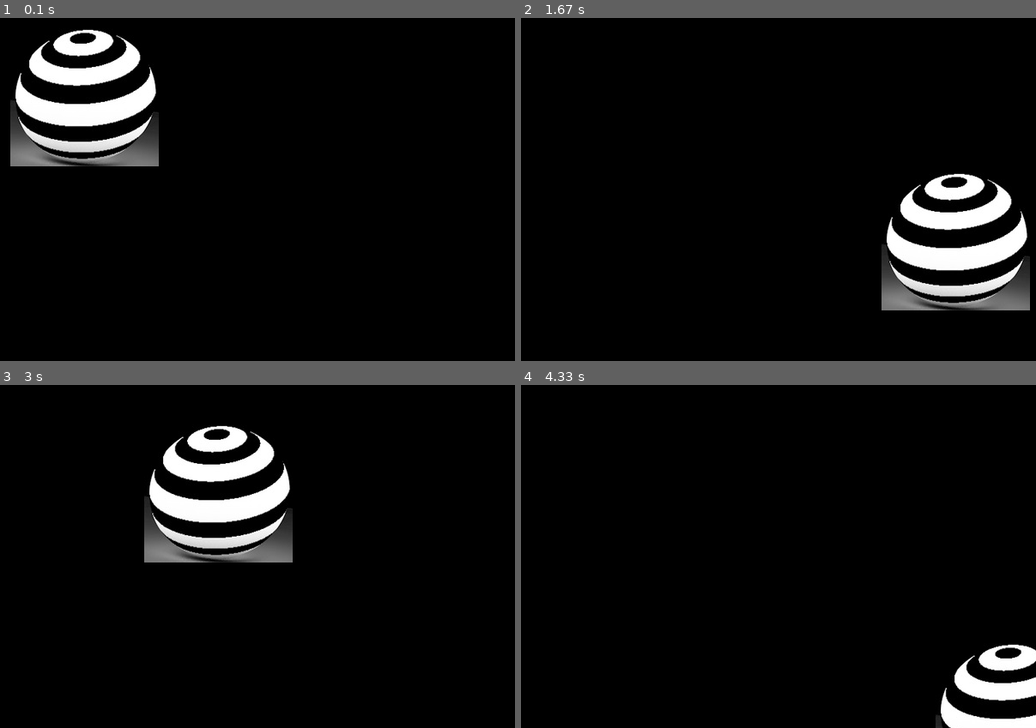
Above: before the commit, frames 1-4 (two rows, left to right).
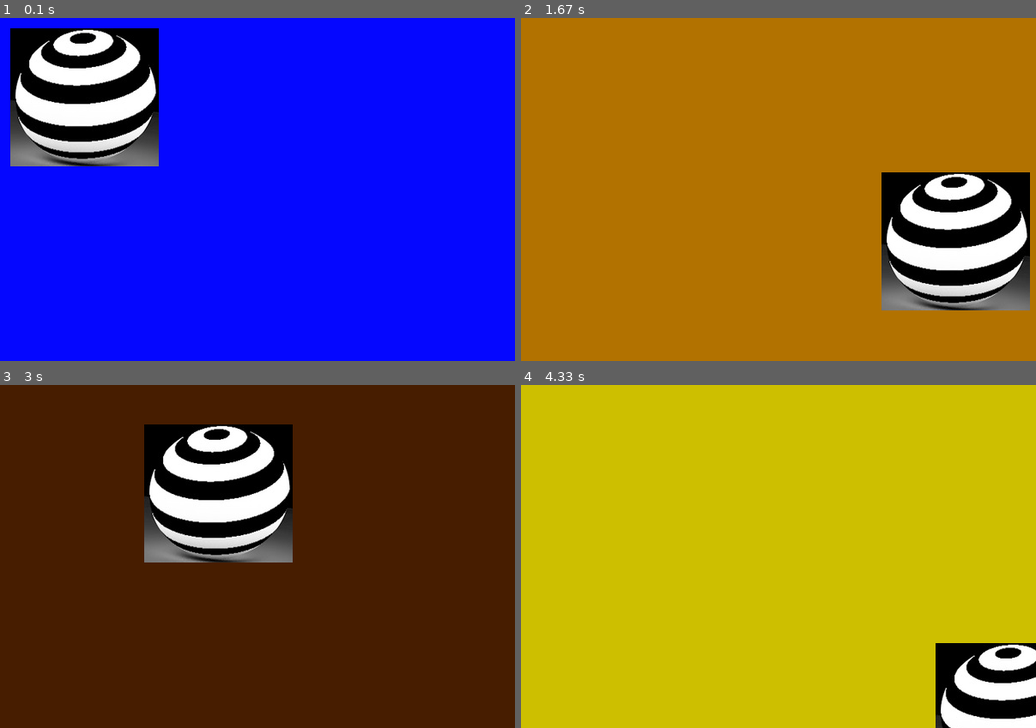
Above: after the commit, the same moments.

Repository: 2058633972/pygame_learning
Game: pygame game, started from BallGame/BallGame.py
The game is run twice, just before and just after one commit, with the same random seed, the same clock (stepped at 60 frames per second) and the same inputs.
Inputs (mouse positions are in pixels of both pictures, inside the frame that each line leads up to):
- Up to frame 1 (0.1 s): no input
- Up to frame 2 (1.67 s): hold Right 0.33-0.8 s; move the mouse to (757, 203) at 0.37 s; hold Up 0.83-1.13 s; hold Right 1.17-1.63 s
- Up to frame 3 (3 s): hold Left 1.67-2.2 s; hold Down 2.23-2.53 s; hold Left 2.57-2.97 s
- Up to frame 4 (4.33 s): hold Up 3-3.37 s; hold Right 3.4-4.03 s; click (963, 676) at 4.12 s

The runs differ from the first frame. In frame 1, 88% of the frame differs, in the area x 0-100%, y 0-100%; in frame 2, 88%; in frame 3, 88%; in frame 4, 95%.

Commit message:
色彩型

Diff:
--- a/BallGame/BallGame.py
+++ b/BallGame/BallGame.py
@@ -11,12 +11,15 @@
 #screen = pygame.display.set_mode(size,pygame.FULLSCREEN)#全屏显示
 icon=pygame.image.load("balls.jpg")
 pygame.display.set_icon(icon)
-pygame.display.set_caption("图标设置")
+pygame.display.set_caption("色彩型")
 ball = pygame.image.load("ball.gif")
 ballrect = ball.get_rect()
 fps = 300
 fclock = pygame.time.Clock()
 still=False #用于控制小球运动或静止
+bgcolor=pygame.Color("black")
+def RGBChannel(a):
+    return 0 if a<0 else (255 if a>255 else int(a))
 while True:
     for event in pygame.event.get():
         if event.type == pygame.QUIT:
@@ -56,7 +59,10 @@
         speed[1] = -speed[1]
         if ballrect.bottom>height and ballrect.bottom+speed[1]>ballrect.bottom:
             speed[1]=-speed[1]
-    screen.fill(black)
+    bgcolor.r=RGBChannel(ballrect.left*255/width)
+    bgcolor.g=RGBChannel(ballrect.top*255/height)
+    bgcolor.b=RGBChannel(min(speed[0],speed[1])*255/max(speed[0],speed[1],1))
+    screen.fill(bgcolor)
     screen.blit(ball, ballrect)
     pygame.display.update()
     fclock.tick(fps)
